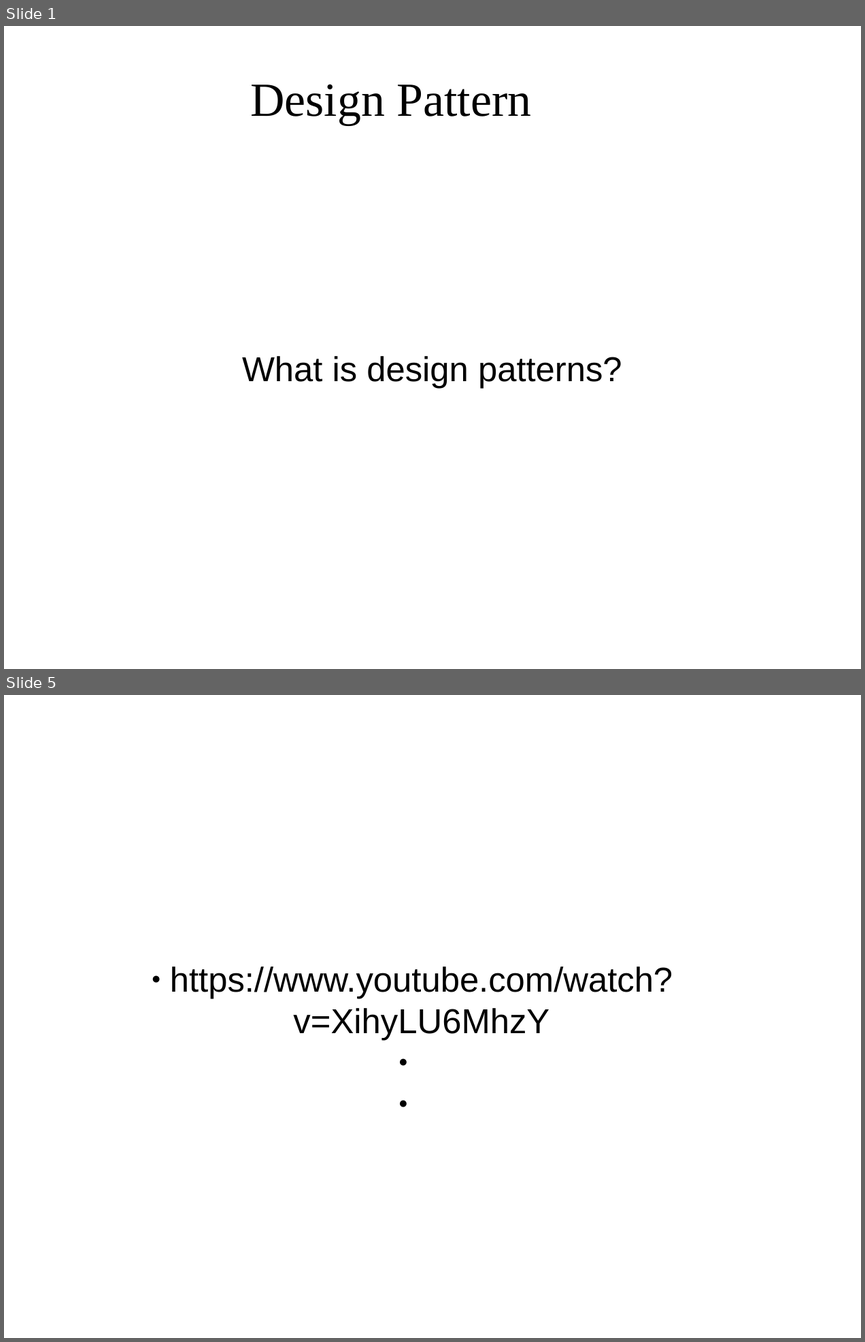
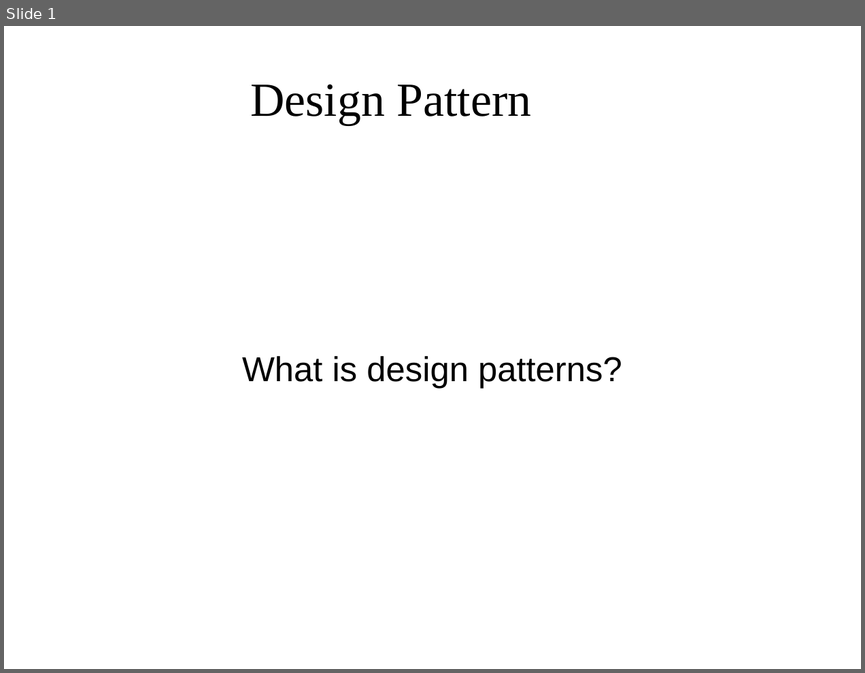
Before and after one commit to ogaleamol/decorator, a slide deck: decoratorDesignPattern.pptx. Shown one above the other, each under a label of ours: slides 1 and 5 before the commit, slide 1 after it; the slides between them are not shown. The pictures are 865x1342 and 865x673 pixels, drawn with LibreOffice and Linux fonts; fonts in the diff are those of the drawing; background and template pictures are left out. Boxes give left, top, right and bottom in pixels: in the first picture for what was removed or moved away, otherwise in the second. Text is boxed around its words. In the diff, an @@ line names an element or a change of style, - is before the commit and + after.

```diff
--- a/decoratorDesignPattern.pptx
+++ b/decoratorDesignPattern.pptx
@@ slide 5 removed at (4,695,861,1338), background picture (left out) @@
@@ text removed at (170,966,672,1040) @@
-● https://www.youtube.com/watch?v=XihyLU6MhzY
```
Also in this commit, not shown: 7 slides changed, 3 slides added.
